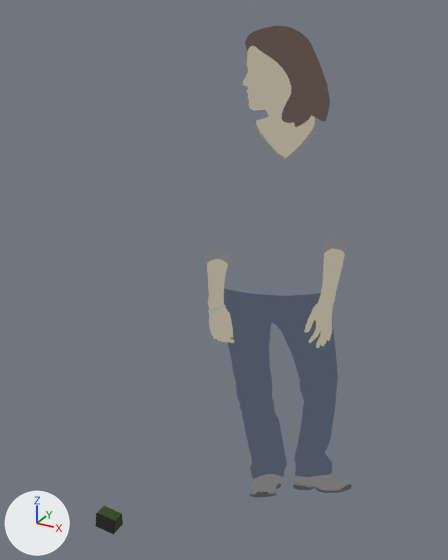
An edit to the OBJ model RunawayCar/MODELS/greendumpster.obj, drawn before and after from the same camera.
Both versions are drawn from a 50 mm lens placed at (48.0, -53.4, 68.4), pointed at (12.6, 10.9, 36.3). Arrows for +X, +Y and +Z are at lower left; the lights stay in place. Where no turn or scale is listed for an object, it has been applied to the vertices. Vertices at the same position are counted once.

Names of what the first picture shows: 'greendumpster'.
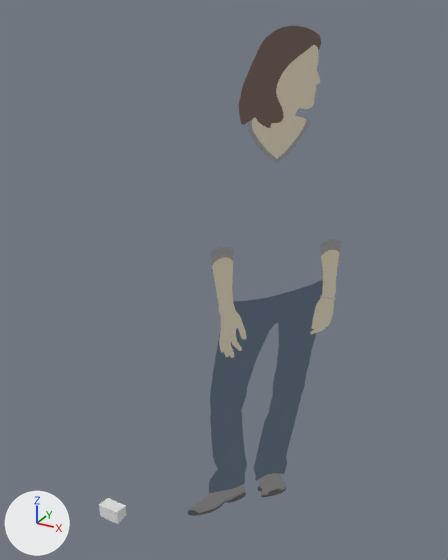
Where the change shows, as pixel boxes [x1, y1, x2, y2] in the pictures (448 x 560 px; the box of a moved part takes in the faces that stretch with it):
'greendumpster', reshaped
    before: [95, 26, 352, 535]
    after: [99, 25, 341, 524]
part 1 of me_greendumpster, moved or reshaped
    before: [206, 241, 352, 498]
    after: [188, 240, 340, 516]
part 2 of me_greendumpster, moved or reshaped
    before: [243, 26, 330, 163]
    after: [238, 25, 321, 164]
part 3 of me_greendumpster, moved or reshaped
    before: [97, 506, 123, 533]
    after: [99, 506, 126, 524]
part 4 of me_greendumpster, moved or reshaped
    before: [95, 513, 115, 535]
    after: [99, 498, 126, 513]

The change, as a list of edits to the scene's bpy script:
```text
Add mat_material_1:
    mat_material_1 = principled_material('Material_1')
    mat_material_1.base_color = (0.8, 0.8, 0.8)  # white #e7e7e7
    mat_material_1.roughness = 1.0
Add mat_material_2:
    mat_material_2 = principled_material('Material_2')
    mat_material_2.base_color = (0.8, 0.8, 0.8)  # white #e7e7e7
    mat_material_2.roughness = 1.0
Change me_greendumpster:
    where me_greendumpster.from_pydata(...)  # 434 vertices, 45 faces; spans x -1.7..29.1, y -2.1..21.6, z -1.1..66.6
    used by ob_greendumpster; location = (0.0, 0.0, 0.0)
    me_greendumpster part 1: the loose piece of 275 vertices spanning x 10.9..29.1, y 9.4..21.6, z 0.0..41.6 is scaled about its middle by (-0.792, -1.36, 1), then moved by (-2.8, -2.5, 0.0)
    me_greendumpster part 2: the loose piece of 109 vertices spanning x 14.5..23.0, y 11.8..17.5, z 51.3..66.6 is scaled about its middle by (-0.792, -1.36, 1), then moved by (-0.6, -0.5, 0.0)
    me_greendumpster part 3: the loose piece of 8 vertices spanning x -1.6..1.6, y -2.1..0.1, z -1.0..1.0 is turned -90 degrees about the x axis through the mesh origin
    me_greendumpster part 4: the loose piece of 8 vertices spanning x -1.7..1.7, y -2.1..-1.6, z -1.1..1.1 is turned -90 degrees about the x axis through the mesh origin
    remove me_greendumpster.materials.append(mat_material_5)  # dark green #32491c
    remove me_greendumpster.materials.append(mat_material_4)  # black #1c1c1c
    add me_greendumpster.materials.append(mat_material_2)  # white #e7e7e7
    add me_greendumpster.materials.append(mat_material_1)  # white #e7e7e7
```
